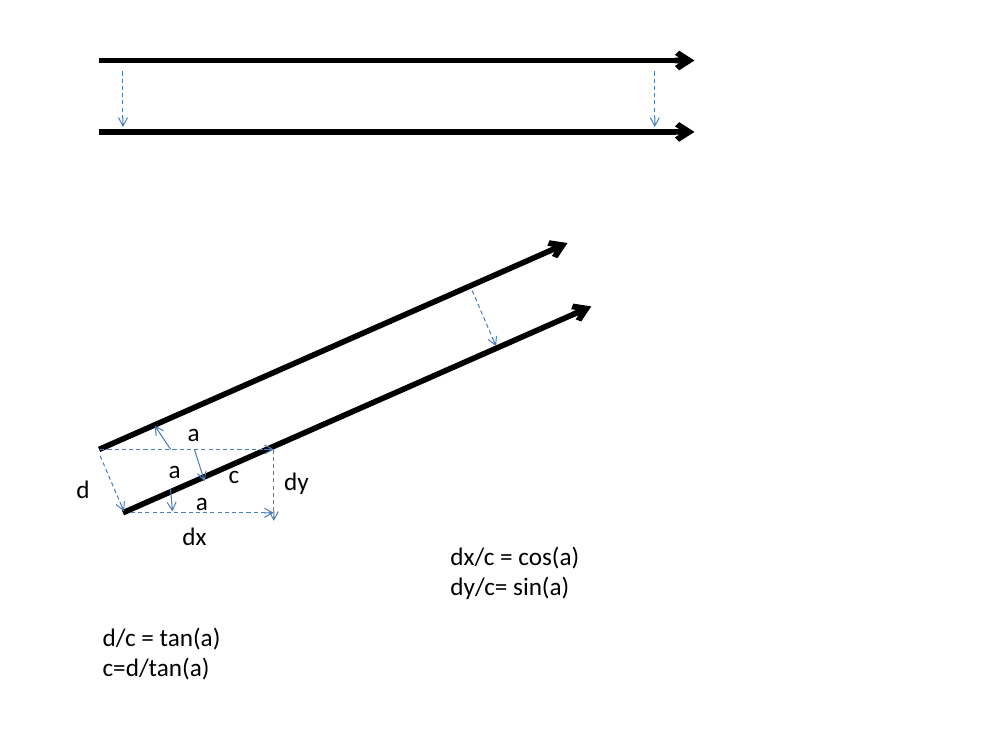
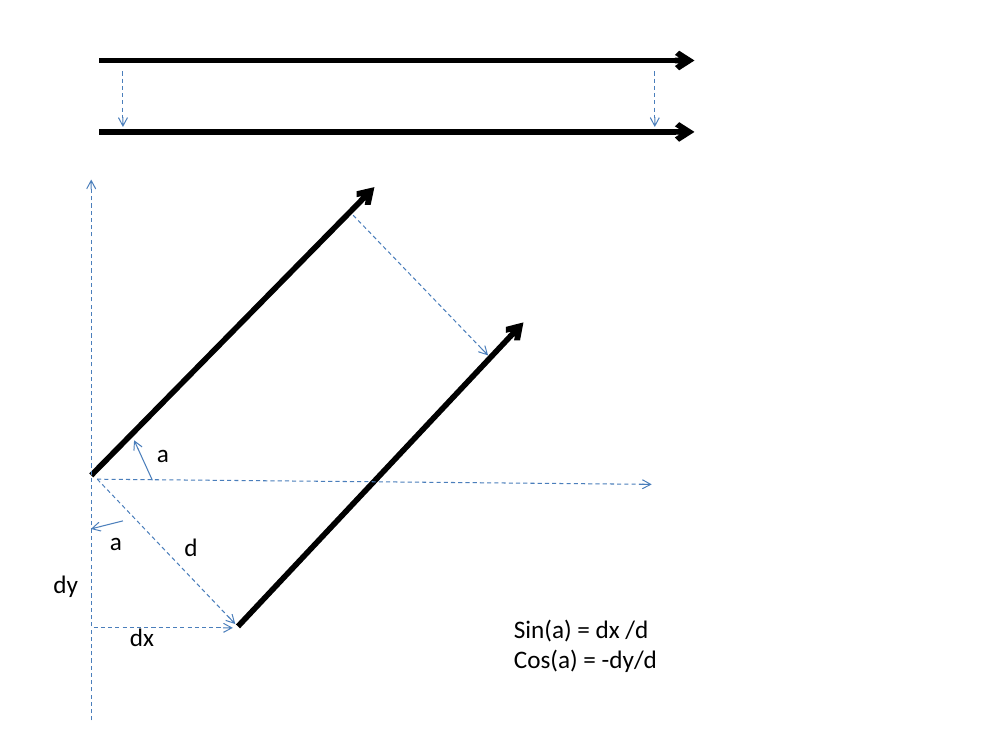
Before and after one commit to SMRUCC/GCModeller, a slide deck: slide 1 of src/runtime/sciBASIC#/gr/Microsoft.VisualBasic.Imaging/Drawing2D/Figures.pptx. Drawn at 1008x756 pixels with LibreOffice and Linux fonts; fonts in the diff are those of the drawing. Boxes give left, top, right and bottom in pixels: in the first picture for what was removed or moved away, otherwise in the second. Text is boxed around its words. In the diff, an @@ line names an element or a change of style, - is before the commit and + after.

```diff
--- a/src/runtime/sciBASIC#/gr/Microsoft.VisualBasic.Imaging/Drawing2D/Figures.pptx
+++ b/src/runtime/sciBASIC#/gr/Microsoft.VisualBasic.Imaging/Drawing2D/Figures.pptx
@@ arrow added from (92, 721) to (92, 179), #4B7EBC 0.75 pt dashed @@
@@ arrow moved from (99, 450) - (568, 243) to (92, 476) - (374, 187) @@
@@ arrow moved from (473, 290) - (496, 347) to (353, 216) - (488, 356) @@
@@ arrow moved from (123, 513) - (592, 306) to (238, 626) - (523, 323) @@
@@ arrow moved from (170, 450) - (155, 425) to (152, 480) - (134, 440) @@
@@ text "a": place and size @@
-text "a" at <box>188,428,200,441</box>
+text "a" at <box>157,449,169,462</box>
@@ arrow moved from (100, 450) - (274, 450) to (97, 479) - (652, 485) @@
@@ arrow moved from (100, 456) - (124, 511) to (98, 479) - (235, 624) @@
@@ text removed at <box>169,465,181,478</box> @@
-a
@@ arrow removed from (195, 450) to (205, 481) @@
@@ text removed at <box>229,462,240,483</box> @@
-c
@@ arrow removed from (274, 450) to (274, 521) @@
@@ arrow removed from (170, 489) to (172, 511) @@
@@ arrow added from (123, 521) to (91, 529), #4B7EBC 0.75 pt @@
@@ text "a": place and size @@
-text "a" at <box>196,497,208,513</box>
+text "a" at <box>110,537,122,550</box>
@@ text "d": place and size @@
-text "d" at <box>76,480,89,498</box>
+text "d" at <box>184,538,197,556</box>
@@ text "dy": place and size @@
-text "dy" at <box>284,472,309,494</box>
+text "dy" at <box>53,575,78,597</box>
@@ arrow moved from (131, 513) - (274, 513) to (94, 628) - (233, 628) @@
@@ text removed at <box>103,627,221,680</box> @@
-d/c = tan(a)
-c=d/tan(a)
@@ text "dx": place and size @@
-text "dx" at <box>182,527,206,545</box>
+text "dx" at <box>130,627,154,646</box>
@@ text at <box>514,619,657,672</box>: text changed @@
-dx/c = cos(a)
-dy/c= sin(a)
+Sin(a) = dx /d
+Cos(a) = -dy/d
```
Also in this commit, not shown: 43 other files.
